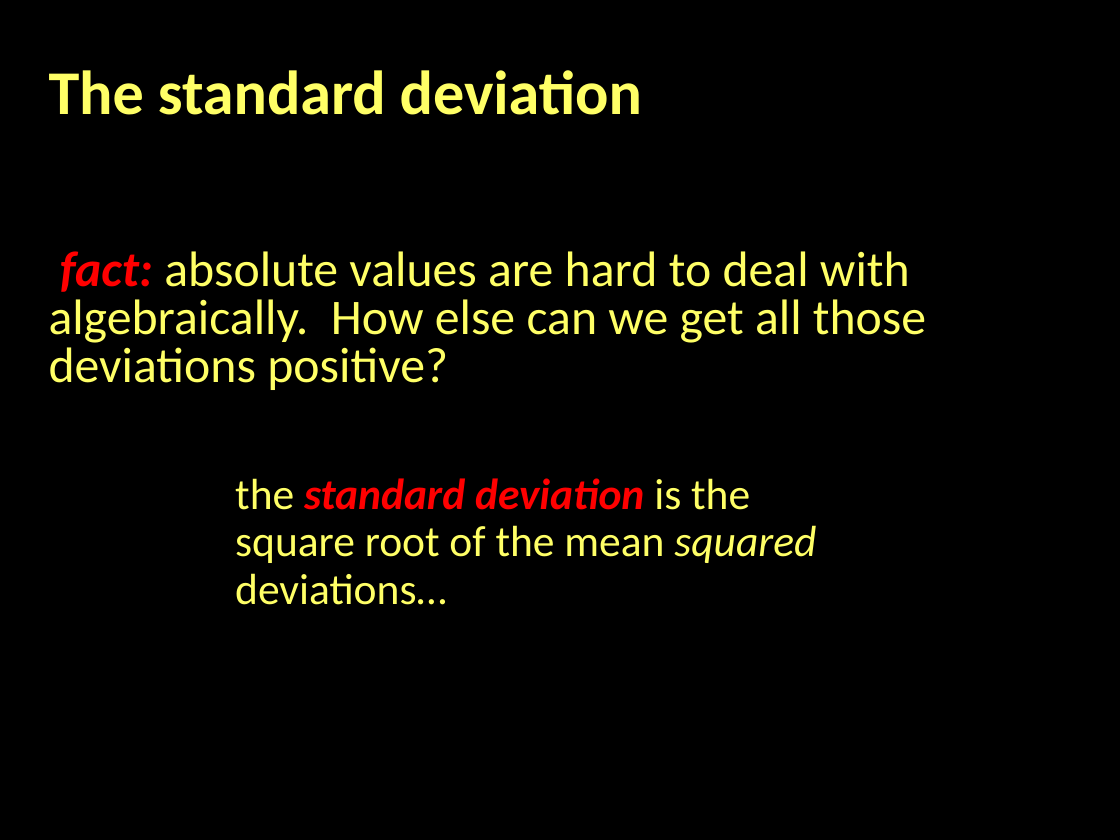
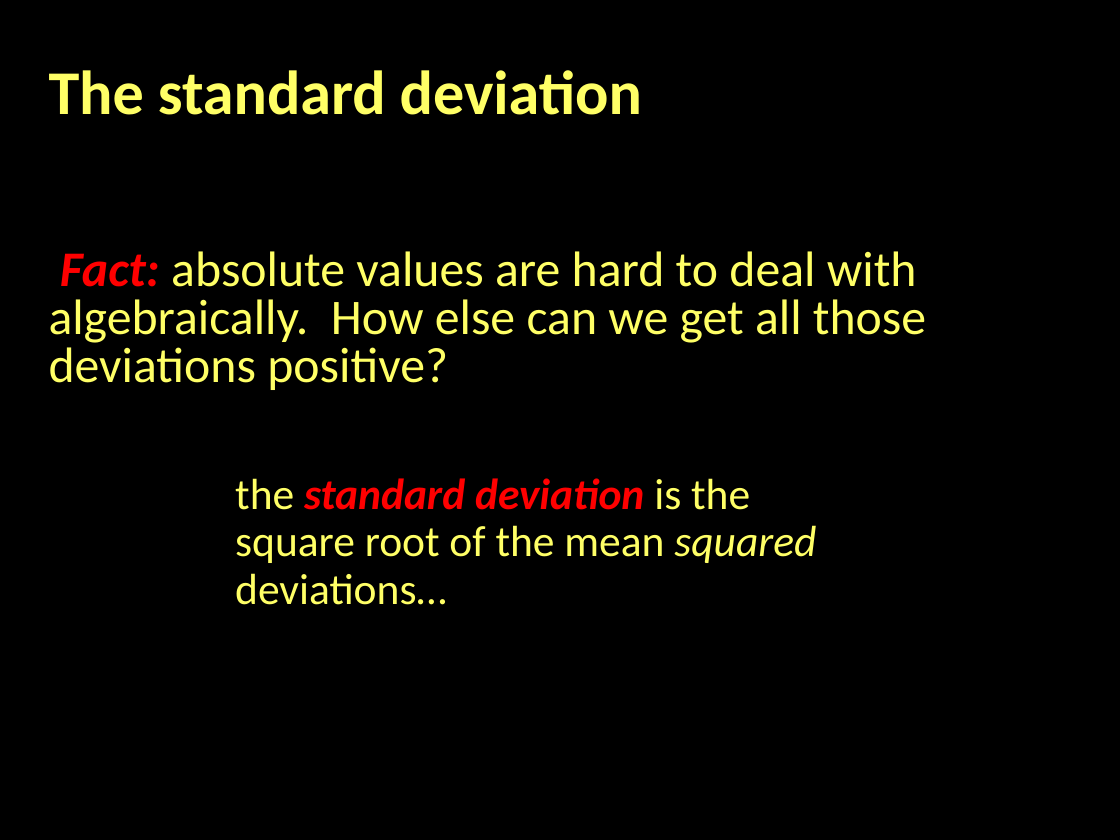
Before and after one commit to jshannon75/geog4300, a slide deck: slide 18 of slides/Geog4300_Fa18_Lecture 3-3 Standard deviation, skew, and variance.pptx. Drawn at 1120x840 pixels with LibreOffice and Linux fonts; fonts in the diff are those of the drawing. Boxes give left, top, right and bottom in pixels: in the first picture for what was removed or moved away, otherwise in the second. Text is boxed around its words. In the diff, an @@ line names an element or a change of style, - is before the commit and + after.

```diff
--- a/slides/Geog4300_Fa18_Lecture 3-3 Standard deviation, skew, and variance.pptx
+++ b/slides/Geog4300_Fa18_Lecture 3-3 Standard deviation, skew, and variance.pptx
@@ text at (49, 251, 926, 390): text changed @@
-fact: absolute values are hard to deal with algebraically. How else can we get all those deviations positive?
+Fact: absolute values are hard to deal with algebraically. How else can we get all those deviations positive?
```
Also in this commit, not shown: 1 other file.
